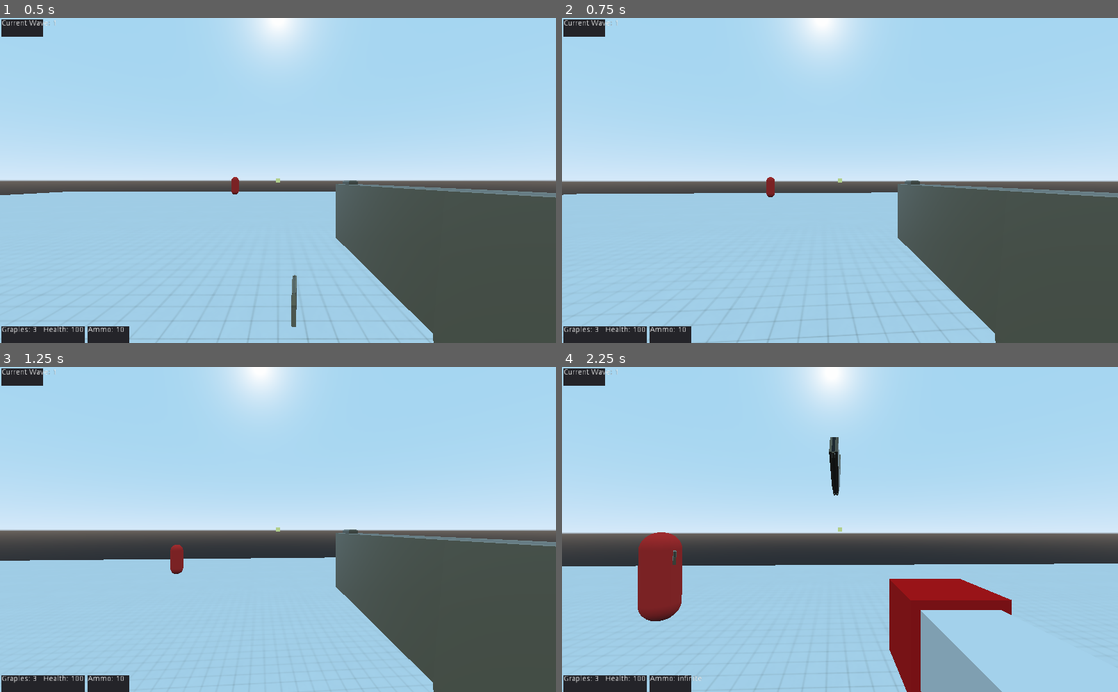
Above: before the commit, frames 1-4 (two rows, left to right).
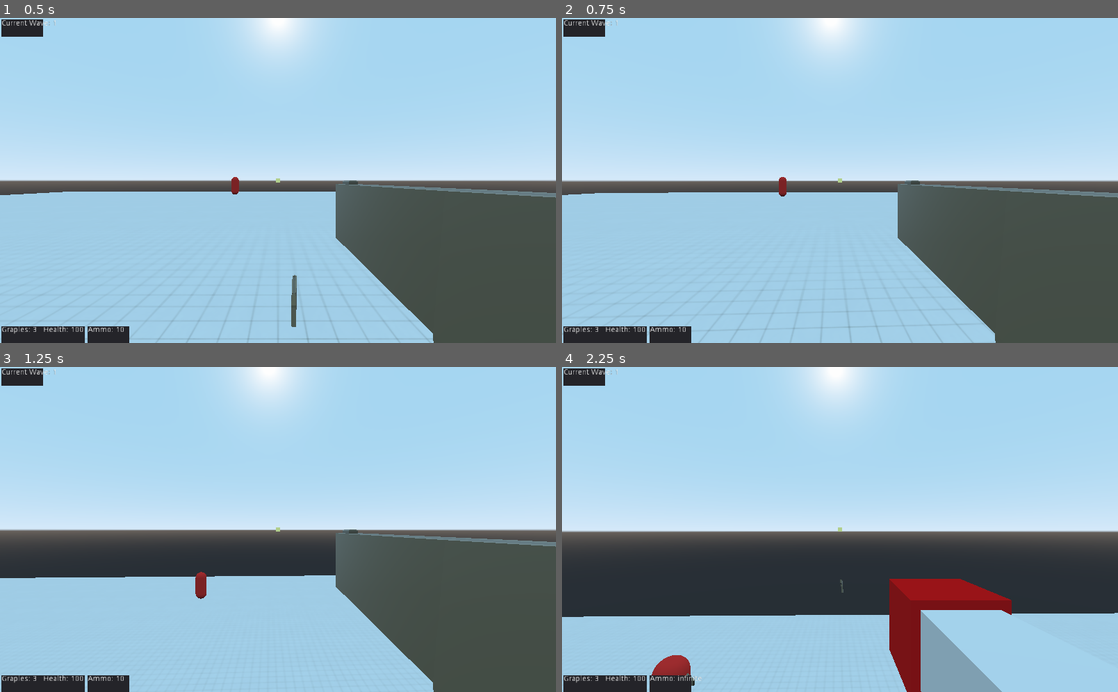
Above: after the commit, the same moments.

Repository: Boyquotes/OutOfOrderGame
Game: Godot game, scene res://main.tscn
Same seed, same stepped clock (60 frames per second), same inputs: the game is played once before the commit and once after it.
Inputs (mouse positions are in pixels of both pictures, inside the frame that each line leads up to):
- Up to frame 1 (0.5 s): no input
- Up to frame 2 (0.75 s): move the mouse to (867, 180) at 0.52 s; hold W (move_forward) from 0.53 s (still down); hold Shift (sprint) from 0.53 s (still down)
- Up to frame 3 (1.25 s): keep holding W (move_forward); keep holding Shift (sprint); tap Space (jump) at 0.77, 0.8, 1.07 s
- Up to frame 4 (2.25 s): keep holding W (move_forward); move the mouse to (812, 529) at 1.27 s; release Shift (sprint) at 1.28 s; tap Space (jump) at 1.35, 1.52, 1.82 s; tap Shift (sprint) at 1.55 s; move the mouse to (851, 523) at 2.02 s; hold Space (jump) from 2.03 s (still down); tap Q (drop) at 2.1 s

Frame 1 is identical in both runs. In frame 2, 0.8% of the frame differs, in the area x 0-100%, y 48-100%; in frame 3, 3.9%; in frame 4, 16%, in the area x 0-100%, y 21-100%.

Commit message:
Changed stats of jump hight and throw force of the pistol

Diff:
--- a/Guns/Gun Scripts/Gun Stats/pistolStats.tres
+++ b/Guns/Gun Scripts/Gun Stats/pistolStats.tres
@@ -9,7 +9,7 @@
 fire_rate = 0.2
 ammo = 10
 is_auto = false
-throw_strength = 15.0
+throw_strength = 75.0
 throw_damage = 10.0
 can_jam = true
 inv_chance_to_jam = 40
--- a/main.tscn
+++ b/main.tscn
@@ -26,7 +26,10 @@
 interact_raycast_path = NodePath("Camera/InteractRayCast")
 grapple_raycast_path = NodePath("Camera/GrappleRayCast")
 hand_path = NodePath("Camera/Hand")
-move_speed = 8.0
+mouse_sensitivity = 0.04
+move_speed = 10.0
+sprint_multi = 1.0
+jump_height = 12.0
 
 [node name="CollisionShape" type="CollisionShape" parent="Player"]
 transform = Transform( 1, 0, 0, 0, -1.62921e-07, -1, 0, 1, -1.62921e-07, 0, 0, 0 )
